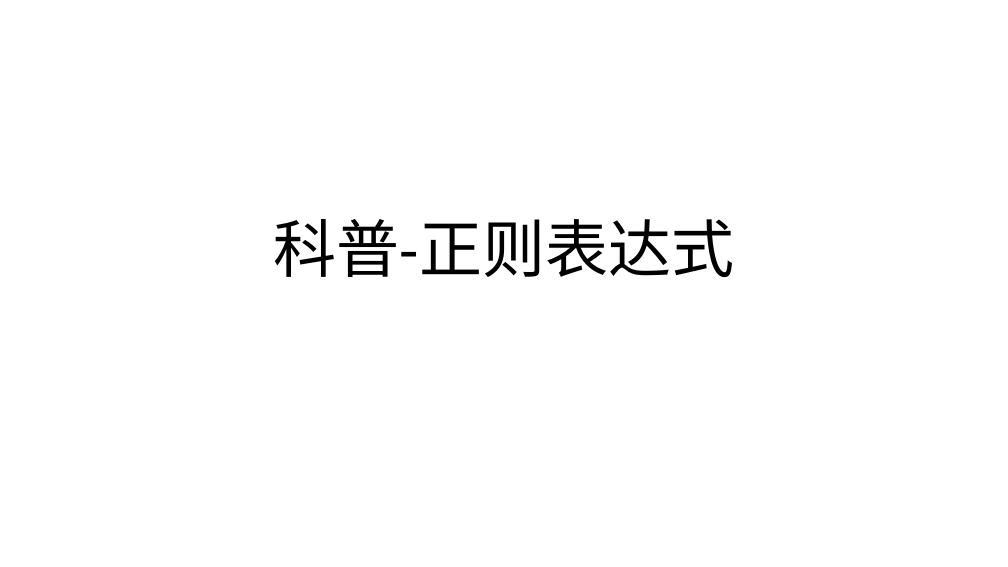
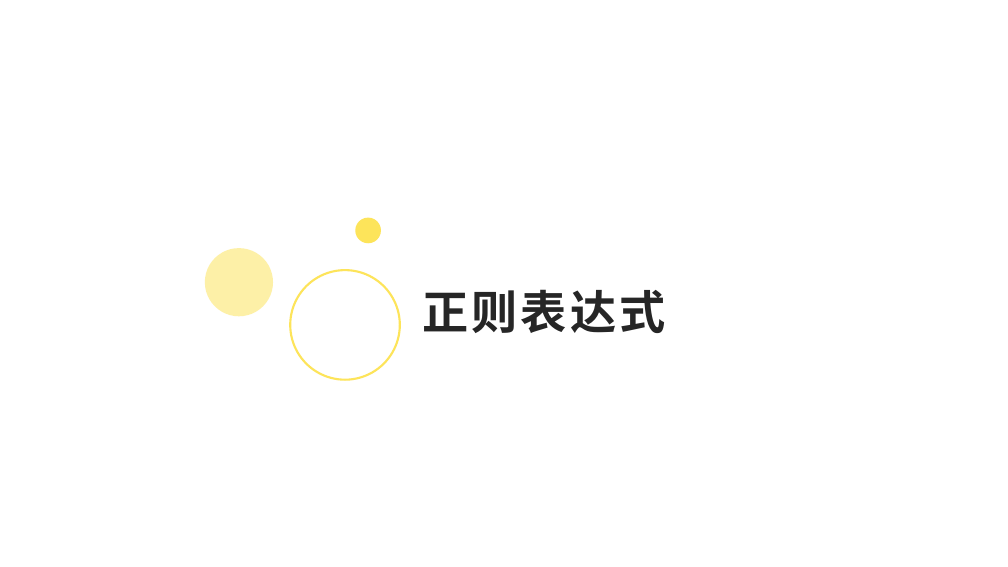
Before and after one commit to 382615666/note, a slide deck: slide 1 of 科普.pptx. Drawn at 1008x567 pixels with LibreOffice and Linux fonts; fonts in the diff are those of the drawing. Boxes give left, top, right and bottom in pixels: in the first picture for what was removed or moved away, otherwise in the second. Text is boxed around its words. In the diff, an @@ line names an element or a change of style, - is before the commit and + after.

```diff
--- a/科普.pptx
+++ b/科普.pptx
@@ ellipse added at [355, 218, 381, 243], fill #FDE45A @@
@@ ellipse added at [205, 248, 273, 316], fill #FDE45A at 53% opacity @@
@@ ellipse added at [290, 270, 400, 380], outline #FDE45A 2 pt @@
@@ title at [422, 289, 666, 333]: text changed; size 60 to 44 pt; font Calibri to Arial; text colour #000000 to #262626; bold on @@
-科普-正则表达式
+正则表达式
```
Also in this commit, not shown: 3 other slides changed, 11 slides added, 1 other file.
